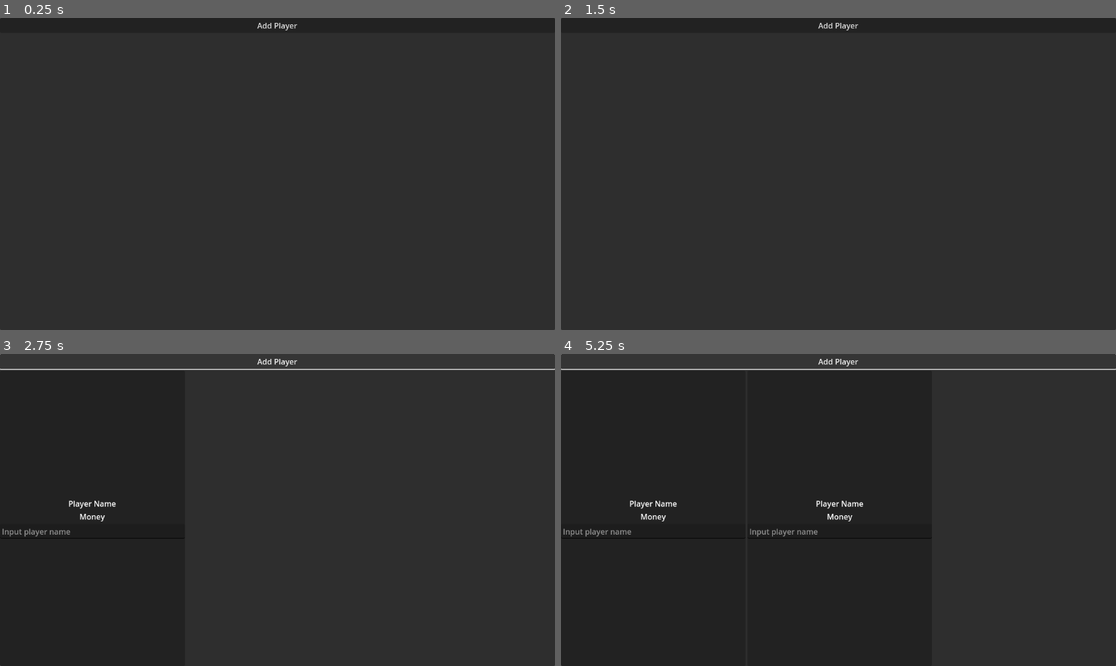
Above: before the commit, frames 1-4 (two rows, left to right).
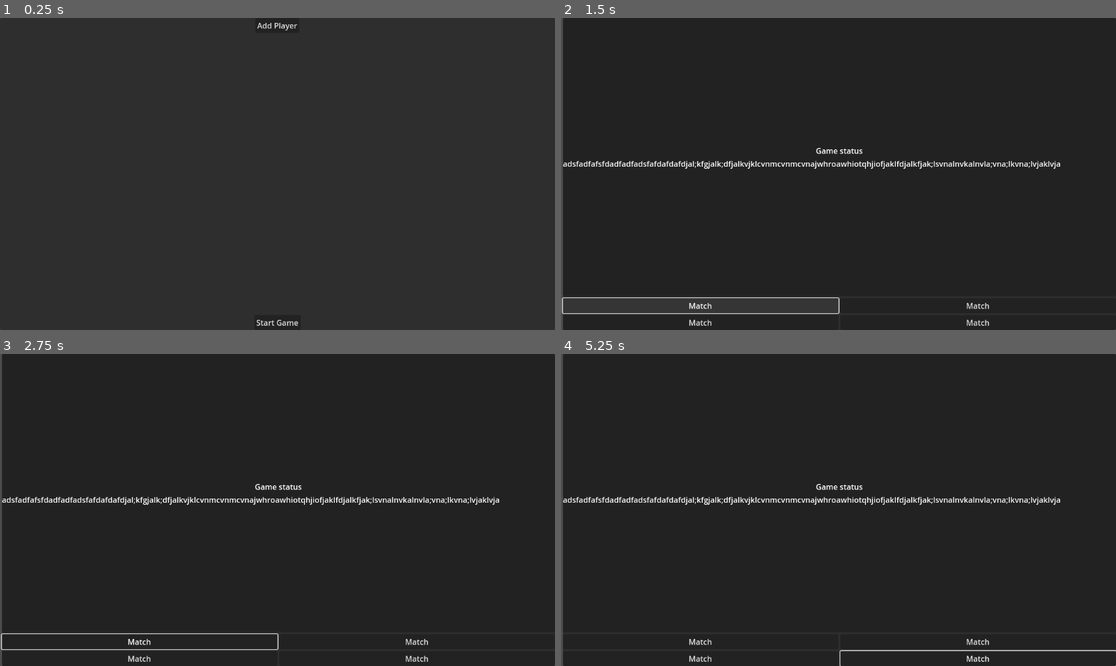
Above: after the commit, the same moments.

Repository: nafissadik75/poker_manager
Game: Godot game, scene res://scenes/initializer.tscn
Two runs of this game, one before a commit and one after it. Both use one fixed random seed, a clock stepped at 60 frames per second and the inputs below. Before the commit the project has no main scene; this scene is started directly in both runs.
Inputs (mouse positions are in pixels of both pictures, inside the frame that each line leads up to):
- Up to frame 1 (0.25 s): no input
- Up to frame 2 (1.5 s): click (838, 323) at 0.5 s, where only the run after the commit has a clickable "Start Game"; click (699, 305) at 1.25 s, where only the run after the commit has a clickable "Match"
- Up to frame 3 (2.75 s): click (277, 360) at 2 s, where only the run before the commit has a clickable "Add Player"
- Up to frame 4 (5.25 s): click (977, 641) at 2.75 s, where only the run after the commit has a clickable "Match"; click (699, 659) at 3.5 s, where only the run after the commit has a clickable "Match"; click (977, 659) at 4.25 s, where only the run after the commit has a clickable "Match"; click (838, 360) at 5 s, where only the run before the commit has a clickable "Add Player"

The runs differ from the first frame. In frame 1, less than 0.1% of the frame differs, in the area x 46-54%, y 96-99%; in frame 2, 2.1%; in frame 3, 2.6%; in frame 4, 2.8%, in the area x 0-100%, y 0-100%.

Commit message:
connected all the existing scenes to start the game. player_containers are automatically added on main scene based on game_manager's player dictionary keys.

Diff:
--- a/project.godot
+++ b/project.godot
@@ -11,6 +11,7 @@
 [application]
 
 config/name="test_code"
+run/main_scene="uid://dnc3h4rwjcaut"
 config/features=PackedStringArray("4.5", "GL Compatibility")
 config/icon="res://icon.svg"
 
--- a/scenes/initializer.tscn
+++ b/scenes/initializer.tscn
@@ -28,6 +28,7 @@
 
 [node name="AddPlayerButton" type="Button" parent="MarginContainer/PanelContainer/VBoxContainer"]
 layout_mode = 2
+size_flags_horizontal = 4
 text = "Add Player"
 
 [node name="PlayerGrid" type="GridContainer" parent="MarginContainer/PanelContainer/VBoxContainer"]
@@ -36,4 +37,10 @@
 size_flags_vertical = 3
 columns = 3
 
+[node name="StartButton" type="Button" parent="MarginContainer/PanelContainer/VBoxContainer"]
+layout_mode = 2
+size_flags_horizontal = 4
+text = "Start Game"
+
 [connection signal="pressed" from="MarginContainer/PanelContainer/VBoxContainer/AddPlayerButton" to="." method="_on_add_player_button_pressed"]
+[connection signal="pressed" from="MarginContainer/PanelContainer/VBoxContainer/StartButton" to="." method="_on_start_button_pressed"]
--- a/scenes/main.tscn
+++ b/scenes/main.tscn
@@ -1,6 +1,6 @@
 [gd_scene load_steps=2 format=3 uid="uid://bewhe067c43xi"]
 
-[ext_resource type="PackedScene" uid="uid://1hxqv24awscr" path="res://scenes/player_container.tscn" id="1_ig7tw"]
+[ext_resource type="Script" uid="uid://bq1g0g55aqpfs" path="res://scripts/scene_attached/main.gd" id="1_0wfyh"]
 
 [node name="Main" type="Control"]
 layout_mode = 3
@@ -9,6 +9,7 @@
 anchor_bottom = 1.0
 grow_horizontal = 2
 grow_vertical = 2
+script = ExtResource("1_0wfyh")
 
 [node name="MarginContainer" type="MarginContainer" parent="."]
 layout_mode = 1
@@ -22,33 +23,10 @@
 layout_mode = 2
 alignment = 1
 
-[node name="GridContainer" type="GridContainer" parent="MarginContainer/HBoxContainer"]
+[node name="PlayersContainer" type="GridContainer" parent="MarginContainer/HBoxContainer"]
+unique_name_in_owner = true
 layout_mode = 2
 columns = 4
-
-[node name="PlayerContainer" parent="MarginContainer/HBoxContainer/GridContainer" instance=ExtResource("1_ig7tw")]
-layout_mode = 2
-
-[node name="PlayerContainer2" parent="MarginContainer/HBoxContainer/GridContainer" instance=ExtResource("1_ig7tw")]
-layout_mode = 2
-
-[node name="PlayerContainer3" parent="MarginContainer/HBoxContainer/GridContainer" instance=ExtResource("1_ig7tw")]
-layout_mode = 2
-
-[node name="PlayerContainer4" parent="MarginContainer/HBoxContainer/GridContainer" instance=ExtResource("1_ig7tw")]
-layout_mode = 2
-
-[node name="PlayerContainer5" parent="MarginContainer/HBoxContainer/GridContainer" instance=ExtResource("1_ig7tw")]
-layout_mode = 2
-
-[node name="PlayerContainer6" parent="MarginContainer/HBoxContainer/GridContainer" instance=ExtResource("1_ig7tw")]
-layout_mode = 2
-
-[node name="PlayerContainer7" parent="MarginContainer/HBoxContainer/GridContainer" instance=ExtResource("1_ig7tw")]
-layout_mode = 2
-
-[node name="PlayerContainer8" parent="MarginContainer/HBoxContainer/GridContainer" instance=ExtResource("1_ig7tw")]
-layout_mode = 2
 
 [node name="GameController" type="PanelContainer" parent="MarginContainer/HBoxContainer"]
 layout_mode = 2
--- a/scenes/start_menu.tscn
+++ b/scenes/start_menu.tscn
@@ -1,4 +1,6 @@
-[gd_scene format=3 uid="uid://dnc3h4rwjcaut"]
+[gd_scene load_steps=2 format=3 uid="uid://dnc3h4rwjcaut"]
+
+[ext_resource type="Script" uid="uid://cut582wmmye56" path="res://scripts/scene_attached/start_menu.gd" id="1_ouf4f"]
 
 [node name="StartMenu" type="Control"]
 layout_mode = 3
@@ -7,6 +9,7 @@
 anchor_bottom = 1.0
 grow_horizontal = 2
 grow_vertical = 2
+script = ExtResource("1_ouf4f")
 
 [node name="MarginContainer" type="MarginContainer" parent="."]
 layout_mode = 1
@@ -23,6 +26,12 @@
 layout_mode = 2
 alignment = 1
 
+[node name="Label" type="Label" parent="MarginContainer/PanelContainer/VBoxContainer"]
+layout_mode = 2
+text = "Poker Manager"
+horizontal_alignment = 1
+vertical_alignment = 1
+
 [node name="StartButton" type="Button" parent="MarginContainer/PanelContainer/VBoxContainer"]
 layout_mode = 2
 text = "Start"
@@ -34,3 +43,7 @@
 [node name="ExitButton" type="Button" parent="MarginContainer/PanelContainer/VBoxContainer"]
 layout_mode = 2
 text = "Exit"
+
+[connection signal="pressed" from="MarginContainer/PanelContainer/VBoxContainer/StartButton" to="." method="_on_start_button_pressed"]
+[connection signal="pressed" from="MarginContainer/PanelContainer/VBoxContainer/OptionButton" to="." method="_on_option_button_pressed"]
+[connection signal="pressed" from="MarginContainer/PanelContainer/VBoxContainer/ExitButton" to="." method="_on_exit_button_pressed"]
--- a/scripts/game_manager.gd
+++ b/scripts/game_manager.gd
@@ -1,7 +1,8 @@
+## Autoload script
+## Game Manager
 extends Node
 
 var players : Dictionary = {
-
 }
 
 func change_player_name_in_dict(new_name : String, old_name : String) -> bool:
--- a/scripts/scene_attached/initializer.gd
+++ b/scripts/scene_attached/initializer.gd
@@ -4,3 +4,6 @@
 func _on_add_player_button_pressed() -> void:
 	var p_container_instance = SceneManager.PLAYER_CONTAINER.instantiate()
 	%PlayerGrid.add_child(p_container_instance)
+
+func _on_start_button_pressed() -> void:
+	get_tree().change_scene_to_packed(SceneManager.MAIN)
--- a/scripts/scene_attached/player_container.gd
+++ b/scripts/scene_attached/player_container.gd
@@ -1,9 +1,18 @@
 extends PanelContainer
+class_name PlayerContainer
 
-var editable : bool = true
-var this_name : String
+var editable : bool = true :
+	set(value):
+		if value == false:
+			editable = false
+			p_name_line_edit.hide()
+var this_name : String :
+	set(value):
+		this_name = value
+		player_name.set_text(value)
 
 @onready var player_name: Label = $VBoxContainer/PlayerName
+@onready var p_name_line_edit: LineEdit = $VBoxContainer/PlayerNameLineEdit
 
 func _on_player_name_line_edit_text_submitted(new_text: String) -> void:
 	if this_name:
--- a/scripts/scene_manager.gd
+++ b/scripts/scene_manager.gd
@@ -3,3 +3,5 @@
 extends Node
 
 const PLAYER_CONTAINER : PackedScene = preload("uid://1hxqv24awscr")
+const INITIALIZER : PackedScene = preload("uid://bc214ik8wjc3")
+const MAIN : PackedScene = preload("uid://bewhe067c43xi")
